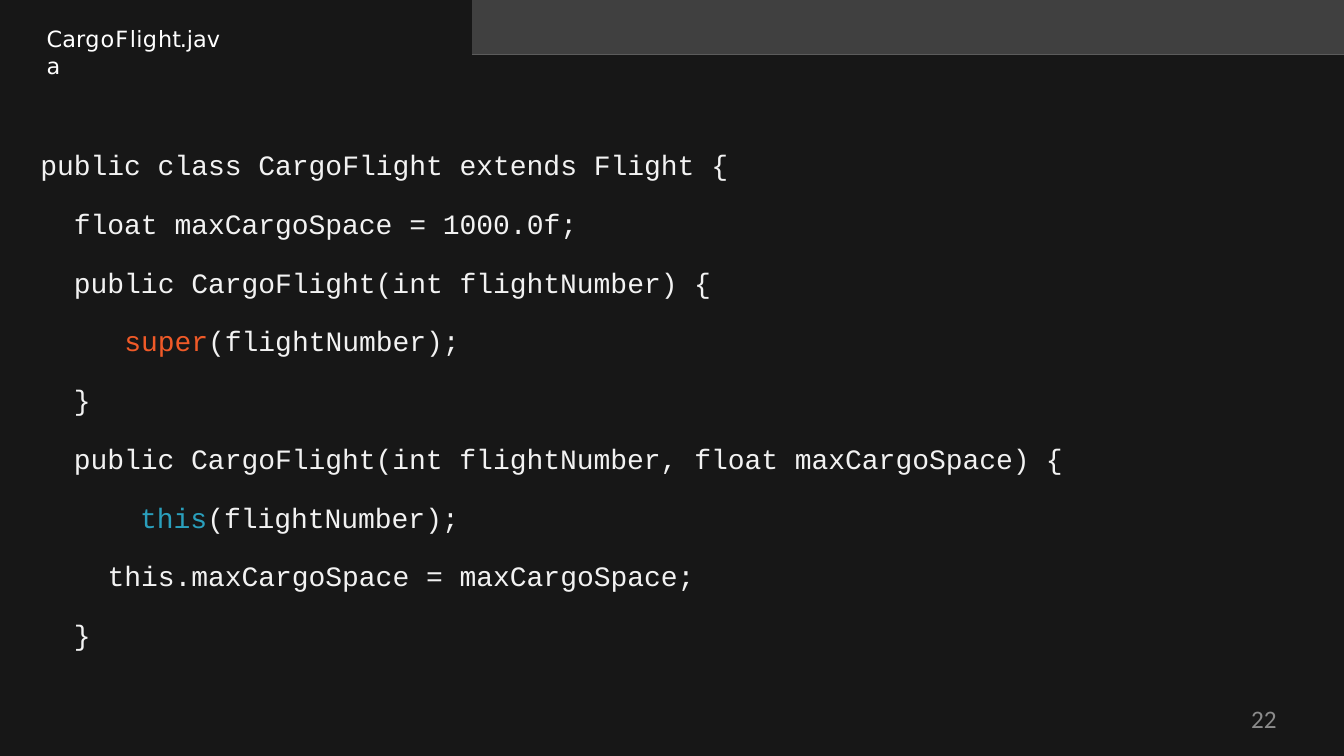
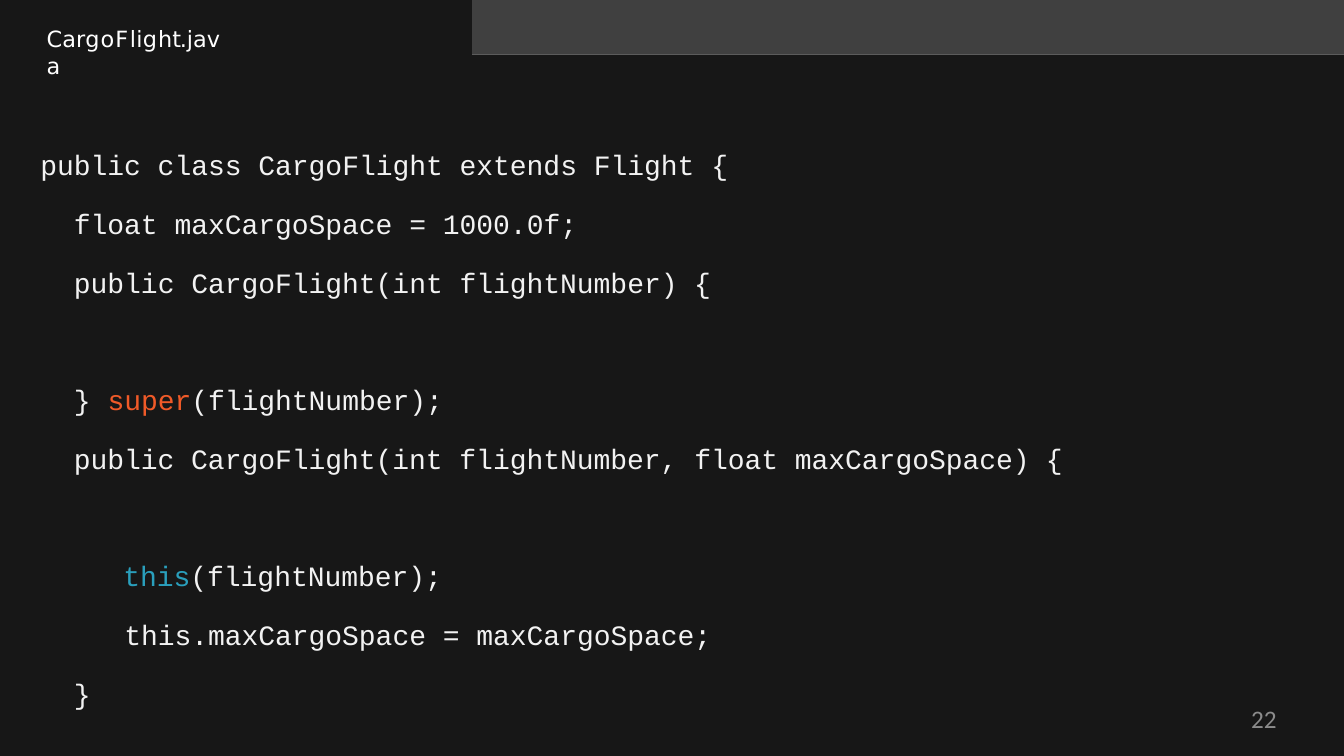
Before and after one commit to StevenJoseph19/JR-31, a slide deck: slide 22 of 1. Core Java 8/Day 4/Slides/7. More About Inheritance/more-about-inheritance-slides.pptx. Drawn at 1344x756 pixels with LibreOffice and Linux fonts; fonts in the diff are those of the drawing; grey boxes stand for pictures. Boxes give left, top, right and bottom in pixels: in the first picture for what was removed or moved away, otherwise in the second. Text is boxed around its words. In the diff, an @@ line names an element or a change of style, - is before the commit and + after.

```diff
--- a/1. Core Java 8/Day 4/Slides/7. More About Inheritance/more-about-inheritance-slides.pptx
+++ b/1. Core Java 8/Day 4/Slides/7. More About Inheritance/more-about-inheritance-slides.pptx
@@ title "public class CargoFlight extends Flight ..." rewrapped from [40, 155, 695, 357] to [40, 155, 695, 416] @@
@@ text at [74, 449, 1030, 592]: text changed @@
-public CargoFlight(int flightNumber, float maxCargoSpace) { this(flightNumber);
+public CargoFlight(int flightNumber, float maxCargoSpace) {
+this(flightNumber);
```
Also in this commit, not shown: 1 other slide changed, 7 other files.
